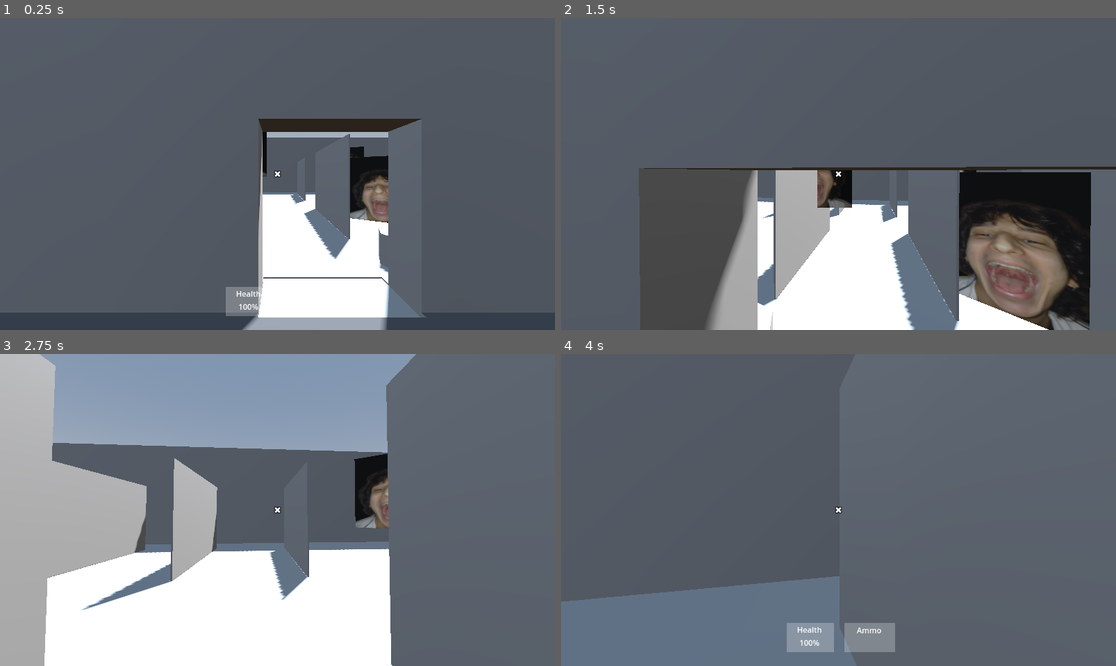
Above: before the commit, frames 1-4 (two rows, left to right).
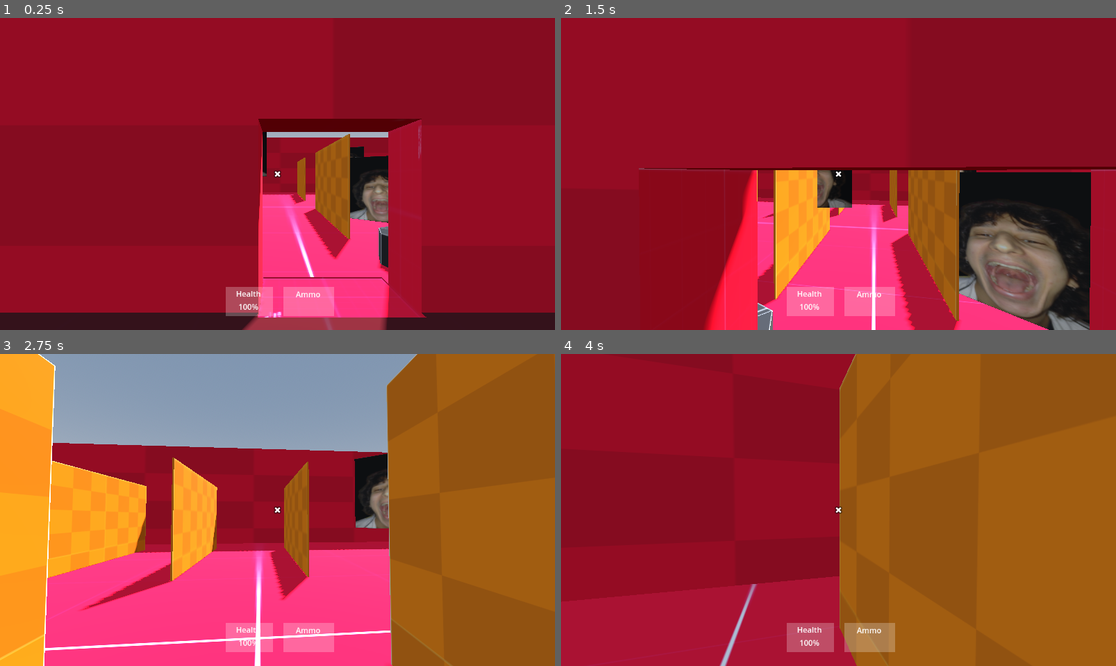
Above: after the commit, the same moments.

Repository: felipepreuss/mnemonic.dream
Game: Godot game, scene res://Scenes/level-2.tscn
Same seed, same stepped clock (60 frames per second), same inputs: the game is played once before the commit and once after it. This scene is started directly instead of the project's main scene.
Inputs (mouse positions are in pixels of both pictures, inside the frame that each line leads up to):
- Up to frame 1 (0.25 s): no input
- Up to frame 2 (1.5 s): move the mouse to (866, 174) at 0.52 s; press the mouse at (866, 174) at 0.53 s; hold W (Forward) from 0.53 s (still down); tap Space (Jump) at 0.77 s; move the mouse to (810, 174) at 1.27 s; release the mouse at (810, 174) at 1.28 s; tap 0 at 1.35 s
- Up to frame 3 (2.75 s): keep holding W (Forward); tap Space (Jump) at 1.52 s; move the mouse to (288, 503) at 2.02 s; press the mouse at (288, 503) at 2.03 s
- Up to frame 4 (4 s): keep holding W (Forward); move the mouse to (832, 516) at 2.77 s; release the mouse at (832, 516) at 2.78 s; tap 0 at 2.85 s; tap Space (Jump) at 3.02, 3.77 s; move the mouse to (877, 513) at 3.52 s; press the mouse at (877, 513) at 3.53 s

The runs differ from the first frame. In frame 1, 98% of the frame differs, in the area x 0-100%, y 0-100%; in frame 2, 88%; in frame 3, 80%; in frame 4, 100%.

Commit message:
Prototyping textures & file organizing

Diff:
--- /dev/null
+++ b/Assets/prototext.tres
@@ -0,0 +1,8 @@
+[gd_resource type="StandardMaterial3D" load_steps=2 format=3 uid="uid://c6wplqixt74g"]
+
+[ext_resource type="Texture2D" uid="uid://drk3lgyqco5sn" path="res://Assets/dark_texture_11.png" id="1_4cuk4"]
+
+[resource]
+albedo_texture = ExtResource("1_4cuk4")
+uv1_scale = Vector3(-0.5, -0.5, -0.5)
+uv1_offset = Vector3(0, 5, 0)
--- a/Scenes/level-1.tscn
+++ b/Scenes/level-1.tscn
@@ -1,7 +1,11 @@
-[gd_scene load_steps=9 format=3 uid="uid://e5st2iuskey8"]
+[gd_scene load_steps=17 format=3 uid="uid://e5st2iuskey8"]
 
 [ext_resource type="PackedScene" uid="uid://c0q52hnxwbxdo" path="res://Scenes/player.tscn" id="1_4rc3e"]
+[ext_resource type="Texture2D" uid="uid://ssn0md5wcp36" path="res://Assets/dark_texture_01.png" id="1_6a23k"]
+[ext_resource type="Texture2D" uid="uid://ie0oa1ua1ygk" path="res://Assets/orange_texture_08.png" id="1_8kvl1"]
 [ext_resource type="PackedScene" uid="uid://ben12aetap0mp" path="res://Scenes/enemy.tscn" id="2_6ps50"]
+[ext_resource type="Texture2D" uid="uid://3i14hu10lcxh" path="res://Assets/red_texture_09.png" id="3_8kvl1"]
+[ext_resource type="PackedScene" uid="uid://ddytulff8t04j" path="res://Scenes/pause.tscn" id="6_b5c44"]
 
 [sub_resource type="ProceduralSkyMaterial" id="ProceduralSkyMaterial_6ps50"]
 sky_horizon_color = Color(0.662243, 0.671743, 0.686743, 1)
@@ -17,9 +21,25 @@
 
 [sub_resource type="StandardMaterial3D" id="StandardMaterial3D_5iakj"]
 albedo_color = Color(0.408329, 0.408329, 0.408329, 1)
+albedo_texture = ExtResource("1_8kvl1")
 
 [sub_resource type="StandardMaterial3D" id="StandardMaterial3D_4rc3e"]
-albedo_color = Color(0.876932, 0.351846, 0.67921, 1)
+albedo_color = Color(0.435294, 0.435294, 0.435294, 1)
+albedo_texture = ExtResource("1_8kvl1")
+
+[sub_resource type="StandardMaterial3D" id="StandardMaterial3D_b5c44"]
+albedo_texture = ExtResource("1_6a23k")
+uv1_scale = Vector3(3, 3, 3)
+
+[sub_resource type="StandardMaterial3D" id="StandardMaterial3D_2yqp8"]
+albedo_texture = ExtResource("3_8kvl1")
+
+[sub_resource type="StandardMaterial3D" id="StandardMaterial3D_27dfm"]
+albedo_texture = ExtResource("3_8kvl1")
+uv1_scale = Vector3(0.5, 0.5, 0.5)
+
+[sub_resource type="StandardMaterial3D" id="StandardMaterial3D_vshho"]
+albedo_texture = ExtResource("3_8kvl1")
 
 [sub_resource type="StandardMaterial3D" id="StandardMaterial3D_6ps50"]
 
@@ -35,32 +55,36 @@
 [node name="CSGCombiner3D" type="CSGCombiner3D" parent="."]
 use_collision = true
 
-[node name="CSGBox3D3" type="CSGBox3D" parent="CSGCombiner3D"]
+[node name="Calcada2" type="CSGBox3D" parent="CSGCombiner3D"]
 transform = Transform3D(1, 0, 0, 0, 1, 0, 0, 0, 1, -97.2885, 0.55611, -68.5984)
 size = Vector3(76.7609, 0.2, 164.377)
 material = SubResource("StandardMaterial3D_5iakj")
 
-[node name="CSGBox3D2" type="CSGBox3D" parent="CSGCombiner3D"]
+[node name="Calcada" type="CSGBox3D" parent="CSGCombiner3D"]
 transform = Transform3D(1, 0, 0, 0, 1, 0, 0, 0, 1, 10.3155, 0.55611, -68.4389)
 size = Vector3(20, 0.2, 164.696)
 material = SubResource("StandardMaterial3D_4rc3e")
 
-[node name="CSGBox3D" type="CSGBox3D" parent="CSGCombiner3D"]
+[node name="Rua" type="CSGBox3D" parent="CSGCombiner3D"]
 transform = Transform3D(1, 0, 0, 0, 1, 0, 0, 0, 1, -19.5148, 0, -68.2011)
 size = Vector3(80, 1, 163.598)
-
-[node name="CSGBox3D10" type="CSGBox3D" parent="CSGCombiner3D"]
-transform = Transform3D(1, 0, 0, 0, 1, 0, 0, 0, 1, -123.324, 6.95865, -33.1087)
-size = Vector3(2.59163, 12.0546, 33.0811)
+material = SubResource("StandardMaterial3D_b5c44")
+
+[node name="Loja" type="CSGBox3D" parent="CSGCombiner3D"]
+transform = Transform3D(1, 0, 0, 0, 1, 0, 0, 0, 1, -128.831, 6.61372, -33.1087)
+size = Vector3(13.6054, 12.0546, 33.0811)
+material = SubResource("StandardMaterial3D_2yqp8")
 
 [node name="player" parent="." instance=ExtResource("1_4rc3e")]
 transform = Transform3D(1, 0, 0, 0, 1, 0, 0, 0, 1, -49.4526, 9.98566, 6.40354)
 
 [node name="CSGCombiner3D2" type="CSGCombiner3D" parent="."]
+material_override = SubResource("StandardMaterial3D_27dfm")
 
 [node name="CSGBox3D8" type="CSGBox3D" parent="CSGCombiner3D2"]
 transform = Transform3D(1, 0, 0, 0, 1, 0, 0, 0, 1, -88.5579, 11.3355, -37.7226)
 size = Vector3(34.5911, 1.03265, 41.434)
+material = SubResource("StandardMaterial3D_vshho")
 
 [node name="CSGBox3D12" type="CSGBox3D" parent="CSGCombiner3D2"]
 transform = Transform3D(1, 0, 0, 0, 1, 0, 0, 0, 1, -91.1061, 6.20496, -22.4099)
@@ -178,3 +202,5 @@
 [node name="Enemy3" parent="." node_paths=PackedStringArray("player") instance=ExtResource("2_6ps50")]
 transform = Transform3D(-0.920886, 0, 0.389831, 0, 1, 0, -0.389831, 0, -0.920886, -104.578, 1.08681, -21.9098)
 player = NodePath("../player")
+
+[node name="Pause" parent="." instance=ExtResource("6_b5c44")]
--- a/Scenes/level-2.tscn
+++ b/Scenes/level-2.tscn
@@ -1,7 +1,12 @@
-[gd_scene load_steps=7 format=3 uid="uid://d37kk3eeo6mwd"]
+[gd_scene load_steps=27 format=3 uid="uid://d37kk3eeo6mwd"]
 
 [ext_resource type="PackedScene" uid="uid://c0q52hnxwbxdo" path="res://Scenes/player.tscn" id="1_4frd1"]
+[ext_resource type="Texture2D" uid="uid://celskfuhqg67w" path="res://Assets/red_texture_01.png" id="1_koo5p"]
 [ext_resource type="PackedScene" uid="uid://ben12aetap0mp" path="res://Scenes/enemy.tscn" id="2_b0ipy"]
+[ext_resource type="Texture2D" uid="uid://3i14hu10lcxh" path="res://Assets/red_texture_09.png" id="2_fjiq8"]
+[ext_resource type="Texture2D" uid="uid://ie0oa1ua1ygk" path="res://Assets/orange_texture_08.png" id="2_vuhrq"]
+[ext_resource type="Material" uid="uid://c6wplqixt74g" path="res://Assets/prototext.tres" id="5_sr1xm"]
+[ext_resource type="PackedScene" uid="uid://ddytulff8t04j" path="res://Scenes/pause.tscn" id="7_sr1xm"]
 
 [sub_resource type="ProceduralSkyMaterial" id="ProceduralSkyMaterial_4frd1"]
 sky_horizon_color = Color(0.662243, 0.671743, 0.686743, 1)
@@ -15,8 +20,57 @@
 sky = SubResource("Sky_b0ipy")
 tonemap_mode = 2
 
+[sub_resource type="StandardMaterial3D" id="StandardMaterial3D_fjiq8"]
+albedo_texture = ExtResource("1_koo5p")
+
 [sub_resource type="StandardMaterial3D" id="StandardMaterial3D_4frd1"]
 albedo_color = Color(0.325441, 0.325441, 0.325441, 1)
+albedo_texture = ExtResource("1_koo5p")
+
+[sub_resource type="StandardMaterial3D" id="StandardMaterial3D_e88m5"]
+albedo_texture = ExtResource("2_vuhrq")
+uv1_scale = Vector3(0.1, 0.1, 0.1)
+
+[sub_resource type="StandardMaterial3D" id="StandardMaterial3D_rlpci"]
+albedo_texture = ExtResource("2_vuhrq")
+uv1_scale = Vector3(0.1, 0.1, 0.1)
+
+[sub_resource type="StandardMaterial3D" id="StandardMaterial3D_ky03g"]
+albedo_texture = ExtResource("2_vuhrq")
+uv1_scale = Vector3(0.1, 0.1, 0.1)
+
+[sub_resource type="StandardMaterial3D" id="StandardMaterial3D_dtk1r"]
+albedo_texture = ExtResource("2_fjiq8")
+
+[sub_resource type="StandardMaterial3D" id="StandardMaterial3D_vuhrq"]
+albedo_texture = ExtResource("2_fjiq8")
+
+[sub_resource type="StandardMaterial3D" id="StandardMaterial3D_v1or5"]
+albedo_texture = ExtResource("2_fjiq8")
+
+[sub_resource type="StandardMaterial3D" id="StandardMaterial3D_sr1xm"]
+albedo_texture = ExtResource("2_fjiq8")
+
+[sub_resource type="StandardMaterial3D" id="StandardMaterial3D_hrep3"]
+albedo_texture = ExtResource("1_koo5p")
+
+[sub_resource type="StandardMaterial3D" id="StandardMaterial3D_c5vrt"]
+albedo_texture = ExtResource("2_vuhrq")
+
+[sub_resource type="StandardMaterial3D" id="StandardMaterial3D_0787j"]
+albedo_texture = ExtResource("2_vuhrq")
+
+[sub_resource type="StandardMaterial3D" id="StandardMaterial3D_k1i42"]
+albedo_texture = ExtResource("2_vuhrq")
+
+[sub_resource type="StandardMaterial3D" id="StandardMaterial3D_fxita"]
+albedo_texture = ExtResource("2_vuhrq")
+
+[sub_resource type="StandardMaterial3D" id="StandardMaterial3D_dsj4o"]
+albedo_texture = ExtResource("2_vuhrq")
+
+[sub_resource type="StandardMaterial3D" id="StandardMaterial3D_jis6o"]
+albedo_texture = ExtResource("2_vuhrq")
 
 [node name="Node3D" type="Node3D"]
 
@@ -33,12 +87,13 @@
 [node name="Chão" type="CSGBox3D" parent="CSGCombiner3D"]
 transform = Transform3D(1, 0, 0, 0, 1, 0, 0, 0, 1, 0, 0, 0.521332)
 size = Vector3(20, 1, 16.043)
+material = SubResource("StandardMaterial3D_fjiq8")
 
 [node name="CSGBox3D10" type="CSGBox3D" parent="CSGCombiner3D"]
 transform = Transform3D(1, 0, 0, 0, 1, 0, 0, 0, 1, 0, 0, 9.35854)
 size = Vector3(10, 1, 1.8353)
 
-[node name="CSGBox3D11" type="CSGBox3D" parent="CSGCombiner3D"]
+[node name="Entrada" type="CSGBox3D" parent="CSGCombiner3D"]
 transform = Transform3D(1, 0, 0, 0, 1, 0, 0, 0, 1, -0.00925541, 0.437667, 8.87782)
 size = Vector3(10.0185, 0.2, 2.81165)
 material = SubResource("StandardMaterial3D_4frd1")
@@ -46,40 +101,48 @@
 [node name="Bancada3" type="CSGBox3D" parent="CSGCombiner3D"]
 transform = Transform3D(1, 0, 0, 0, 1, 0, 0, 0, 1, -7.21048, 0.981135, 2.4448)
 size = Vector3(0.734955, 1, 4.07893)
+material = SubResource("StandardMaterial3D_e88m5")
 
 [node name="Bancada2" type="CSGBox3D" parent="CSGCombiner3D"]
 transform = Transform3D(0.000715613, 0, -1, 0, 1, 0, 1, 0, 0.000715613, -8.35515, 0.986358, 0.0816576)
 size = Vector3(0.705566, 1, 3.02739)
+material = SubResource("StandardMaterial3D_rlpci")
 
 [node name="Bancada" type="CSGBox3D" parent="CSGCombiner3D"]
 transform = Transform3D(0.000715613, 0, -1, 0, 1, 0, 1, 0, 0.000715613, -7.64279, 0.974938, 4.79825)
 size = Vector3(0.624603, 1, 1.58583)
+material = SubResource("StandardMaterial3D_ky03g")
 
 [node name="Parede2" type="CSGBox3D" parent="CSGCombiner3D"]
 transform = Transform3D(1, 0, 0, 0, 1, 0, 0, 0, 1, -0.270507, 2.43984, -7.22945)
 cast_shadow = 0
 size = Vector3(19.4129, 5, 0.63)
+material = SubResource("StandardMaterial3D_dtk1r")
 
 [node name="Parede" type="CSGBox3D" parent="CSGCombiner3D"]
 transform = Transform3D(-4.37114e-08, 0, 1, 0, 1, 0, -1, 0, -4.37114e-08, 9.65436, 2.46737, 0.469315)
 cast_shadow = 0
 size = Vector3(16.0184, 5.03156, 0.683286)
+material = SubResource("StandardMaterial3D_vuhrq")
 
 [node name="Parede3" type="CSGBox3D" parent="CSGCombiner3D"]
 transform = Transform3D(-4.37114e-08, 0, 1, 0, 1, 0, -1, 0, -4.37114e-08, -9.72914, 2.49717, -0.0445433)
 cast_shadow = 0
 size = Vector3(15.045, 5, 0.63)
+material = SubResource("StandardMaterial3D_v1or5")
 
 [node name="Parede c porta" type="CSGBox3D" parent="CSGCombiner3D"]
 transform = Transform3D(1, 0, 0, 0, 1, 0, 0, 0, 1, 0.0835714, 2.47903, 7.17031)
 cast_shadow = 0
 size = Vector3(19.695, 5, 0.63)
+material = SubResource("StandardMaterial3D_sr1xm")
 
 [node name="CSGBox3D7" type="CSGBox3D" parent="CSGCombiner3D"]
 transform = Transform3D(1, 0, 0, 0, 1, 0, 0, 0, 1, 0.150205, 1.51213, 7.12876)
 cast_shadow = 0
 operation = 2
 size = Vector3(1.69197, 2.06299, 0.869)
+material = SubResource("StandardMaterial3D_hrep3")
 
 [node name="player" parent="." instance=ExtResource("1_4frd1")]
 transform = Transform3D(1, 0, 0, 0, 1, 0, 0, 0, 1, -0.496223, 0.5, 9.59372)
@@ -89,67 +152,82 @@
 [node name="Pratilheira" type="CSGBox3D" parent="CSGCombiner3D2"]
 transform = Transform3D(1, 0, 0, 0, 1, 0, 0, 0, 1, 1.00888, 0.87678, -3.489)
 size = Vector3(0.034, 4, 4)
+material = SubResource("StandardMaterial3D_c5vrt")
 
 [node name="Pratilheira2" type="CSGBox3D" parent="CSGCombiner3D2"]
 transform = Transform3D(1, 0, 0, 0, 1, 0, 0, 0, 1, 1.12859, 0.87678, 2.98308)
 size = Vector3(0.034, 4, 4)
+material = SubResource("StandardMaterial3D_0787j")
 
 [node name="Pratilheira3" type="CSGBox3D" parent="CSGCombiner3D2"]
 transform = Transform3D(1, 0, 0, 0, 1, 0, 0, 0, 1, -1.55351, 0.87678, 2.98308)
 size = Vector3(0.034, 4, 4)
+material = SubResource("StandardMaterial3D_k1i42")
 
 [node name="Pratilheira4" type="CSGBox3D" parent="CSGCombiner3D2"]
 transform = Transform3D(1, 0, 0, 0, 1, 0, 0, 0, 1, -4.33718, 0.87964, 2.97165)
 size = Vector3(0.034, 4, 4)
+material = SubResource("StandardMaterial3D_fxita")
 
 [node name="Pratilheira5" type="CSGBox3D" parent="CSGCombiner3D2"]
 transform = Transform3D(1, 0, 0, 0, 1, 0, 0, 0, 1, -4.24122, 0.87678, -3.36673)
 size = Vector3(0.034, 4, 4)
+material = SubResource("StandardMaterial3D_dsj4o")
 
 [node name="Pratilheira6" type="CSGBox3D" parent="CSGCombiner3D2"]
 transform = Transform3D(1, 0, 0, 0, 1, 0, 0, 0, 1, -1.66773, 0.87678, -3.45428)
 size = Vector3(0.034, 4, 4)
+material = SubResource("StandardMaterial3D_jis6o")
 
 [node name="CSGCombiner3D3" type="CSGCombiner3D" parent="."]
 
 [node name="Planta" type="CSGCylinder3D" parent="CSGCombiner3D3"]
 transform = Transform3D(1, 0, 0, 0, 1, 0, 0, 0, 1, 1.69134, 0, 6.26396)
+material = ExtResource("5_sr1xm")
 
 [node name="Planta2" type="CSGCylinder3D" parent="CSGCombiner3D3"]
 transform = Transform3D(1, 0, 0, 0, 1, 0, 0, 0, 1, -1.45313, 0, 6.26396)
+material = ExtResource("5_sr1xm")
 
 [node name="Planta3" type="CSGCylinder3D" parent="CSGCombiner3D3"]
 transform = Transform3D(1, 0, 0, 0, 1, 0, 0, 0, 1, -8.75874, 0, -0.852967)
+material = ExtResource("5_sr1xm")
 
 [node name="CSGCylinder3D" type="CSGCylinder3D" parent="CSGCombiner3D3"]
 transform = Transform3D(0.508861, 0, -0.860849, 0, 1, 0, 0.860849, 0, 0.508861, 6.68116, 0.890873, -1.82063)
 radius = 1.256
 height = 1.2
+material = ExtResource("5_sr1xm")
 
 [node name="CSGCylinder3D2" type="CSGCylinder3D" parent="CSGCombiner3D3"]
 transform = Transform3D(0.508861, 0, -0.860849, 0, 1, 0, 0.860849, 0, 0.508861, 5.0894, 0.612917, -0.879714)
 radius = 0.381
 height = 0.5
+material = ExtResource("5_sr1xm")
 
 [node name="CSGCylinder3D3" type="CSGCylinder3D" parent="CSGCombiner3D3"]
 transform = Transform3D(0.508861, 0, -0.860849, 0, 1, 0, 0.860849, 0, 0.508861, 8.05076, 0.676672, -2.85023)
 radius = 0.381
 height = 0.5
+material = ExtResource("5_sr1xm")
 
 [node name="CSGCylinder3D4" type="CSGCylinder3D" parent="CSGCombiner3D3"]
 transform = Transform3D(0.583938, 0, 0.811798, 0, 1, 0, -0.811798, 0, 0.583938, 5.52024, 0.890873, 2.3705)
 radius = 1.256
 height = 1.2
+material = ExtResource("5_sr1xm")
 
 [node name="CSGCylinder3D5" type="CSGCylinder3D" parent="CSGCombiner3D3"]
 transform = Transform3D(0.583938, 0, 0.811798, 0, 1, 0, -0.811798, 0, 0.583938, 7.02131, 0.612917, 3.45023)
 radius = 0.381
 height = 0.5
+material = ExtResource("5_sr1xm")
 
 [node name="CSGCylinder3D6" type="CSGCylinder3D" parent="CSGCombiner3D3"]
 transform = Transform3D(0.583938, 0, 0.811798, 0, 1, 0, -0.811798, 0, 0.583938, 4.0272, 0.676672, 1.52983)
 radius = 0.381
 height = 0.5
+material = ExtResource("5_sr1xm")
 
 [node name="Enemy" parent="." node_paths=PackedStringArray("player") instance=ExtResource("2_b0ipy")]
 transform = Transform3D(1, 0, 0, 0, 1, 0, 0, 0, 1, 2.85037, 0.835004, 3.17335)
@@ -162,3 +240,5 @@
 [node name="Enemy3" parent="." node_paths=PackedStringArray("player") instance=ExtResource("2_b0ipy")]
 transform = Transform3D(-0.714057, 0, -0.700087, 0, 1, 0, 0.700087, 0, -0.714057, 4.79519, 2.28178, -5.49671)
 player = NodePath("../player")
+
+[node name="Pause" parent="." instance=ExtResource("7_sr1xm")]
--- a/Scenes/main_menu.tscn
+++ b/Scenes/main_menu.tscn
@@ -3,7 +3,7 @@
 [ext_resource type="Script" uid="uid://bn1uapfuhbbk4" path="res://Script/main_menu.gd" id="1_28flt"]
 [ext_resource type="Texture2D" uid="uid://nwqncmry4ug2" path="res://Assets/icon.svg" id="2_48xlc"]
 [ext_resource type="Texture2D" uid="uid://cyvkpf5i46apr" path="res://Assets/fabbri2.png" id="3_1ehe0"]
-[ext_resource type="Script" uid="uid://dfe0eqeduturc" path="res://Scenes/label.gd" id="4_ce3w2"]
+[ext_resource type="Script" uid="uid://dfe0eqeduturc" path="res://Script/label.gd" id="4_ce3w2"]
 
 [sub_resource type="ProceduralSkyMaterial" id="ProceduralSkyMaterial_1ehe0"]
 sky_horizon_color = Color(0.662243, 0.671743, 0.686743, 1)
--- a/Scenes/tutorial.tscn
+++ b/Scenes/tutorial.tscn
@@ -1,7 +1,11 @@
-[gd_scene load_steps=8 format=3 uid="uid://cgubc6p6kjs3g"]
+[gd_scene load_steps=13 format=3 uid="uid://cgubc6p6kjs3g"]
 
 [ext_resource type="PackedScene" uid="uid://c0q52hnxwbxdo" path="res://Scenes/player.tscn" id="1_feyax"]
+[ext_resource type="Texture2D" uid="uid://ssn0md5wcp36" path="res://Assets/dark_texture_01.png" id="1_i6t4g"]
+[ext_resource type="PackedScene" uid="uid://ddytulff8t04j" path="res://Scenes/pause.tscn" id="1_p1f1o"]
 [ext_resource type="PackedScene" uid="uid://ben12aetap0mp" path="res://Scenes/enemy.tscn" id="2_omtrn"]
+[ext_resource type="Texture2D" uid="uid://ie0oa1ua1ygk" path="res://Assets/orange_texture_08.png" id="2_p8jf4"]
+[ext_resource type="Material" uid="uid://c6wplqixt74g" path="res://Assets/prototext.tres" id="3_p8jf4"]
 
 [sub_resource type="ProceduralSkyMaterial" id="ProceduralSkyMaterial_7n6eb"]
 sky_horizon_color = Color(0.662243, 0.671743, 0.686743, 1)
@@ -15,13 +19,23 @@
 sky = SubResource("Sky_yb1ct")
 tonemap_mode = 2
 
+[sub_resource type="StandardMaterial3D" id="StandardMaterial3D_p1f1o"]
+albedo_texture = ExtResource("1_i6t4g")
+uv1_scale = Vector3(3, 3, 3)
+
 [sub_resource type="StandardMaterial3D" id="StandardMaterial3D_cgksj"]
 albedo_color = Color(0.473976, 0.473976, 0.473976, 1)
+albedo_texture = ExtResource("2_p8jf4")
+uv1_scale = Vector3(5, 5, 5)
 
 [sub_resource type="StandardMaterial3D" id="StandardMaterial3D_7n6eb"]
 albedo_color = Color(0.435192, 0.435192, 0.435192, 1)
+albedo_texture = ExtResource("2_p8jf4")
+uv1_scale = Vector3(5, 5, 5)
 
 [node name="Node3D" type="Node3D"]
+
+[node name="Pause" parent="." instance=ExtResource("1_p1f1o")]
 
 [node name="DirectionalLight3D" type="DirectionalLight3D" parent="."]
 transform = Transform3D(-0.866023, -0.433016, 0.250001, 0, 0.499998, 0.866027, -0.500003, 0.749999, -0.43301, 0, 0, 0)
@@ -34,76 +48,91 @@
 transform = Transform3D(0.702467, 0, 0, 0, 1, 0, 0, 0, 1, 0, 0, 0)
 use_collision = true
 
-[node name="CSGBox3D" type="CSGBox3D" parent="CSGCombiner3D"]
+[node name="Rua" type="CSGBox3D" parent="CSGCombiner3D"]
 transform = Transform3D(1, 0, 0, 0, 1, 0, 0, 0, 1, -62.3656, -4.80744, -0.624046)
 use_collision = true
 size = Vector3(80, 1, 300)
+material = SubResource("StandardMaterial3D_p1f1o")
 
-[node name="CSGBox3D2" type="CSGBox3D" parent="CSGCombiner3D"]
+[node name="CalcadaE" type="CSGBox3D" parent="CSGCombiner3D"]
 transform = Transform3D(-7.49084e-07, 0, -1, 0, 1, 0, 17.137, 0, -4.37114e-08, -94.607, -4.27631, -0.348502)
 size = Vector3(17.498, 0.2, 14.3523)
 material = SubResource("StandardMaterial3D_cgksj")
 
-[node name="CSGBox3D3" type="CSGBox3D" parent="CSGCombiner3D"]
+[node name="CalcadaD" type="CSGBox3D" parent="CSGCombiner3D"]
 transform = Transform3D(-7.49084e-07, 0, -1, 0, 1, 0, 17.137, 0, -4.37114e-08, -20.8294, -4.27631, -0.611884)
 size = Vector3(17.5061, 0.2, 14.1756)
 material = SubResource("StandardMaterial3D_7n6eb")
 
-[node name="CSGBox3D4" type="CSGBox3D" parent="CSGCombiner3D"]
-transform = Transform3D(1, 0, 0, 0, 1, 0, 0, 0, 1, -113.146, 5.06652, -30.871)
+[node name="CasaE4" type="CSGBox3D" parent="CSGCombiner3D"]
+transform = Transform3D(1, 0, 0, 0, 1, 0, 0, 0, 1, -112.9, 5.06653, -31.5714)
 size = Vector3(40.31, 21.4245, 17.6604)
+material = ExtResource("3_p8jf4")
 
-[node name="CSGBox3D5" type="CSGBox3D" parent="CSGCombiner3D"]
+[node name="CasaE3" type="CSGBox3D" parent="CSGCombiner3D"]
 transform = Transform3D(1, 0, 0, 0, 1, 0, 0, 0, 1, -113.146, 5.06652, 17.946)
 size = Vector3(40.31, 21.4245, 17.6604)
+material = ExtResource("3_p8jf4")
 
-[node name="CSGBox3D6" type="CSGBox3D" parent="CSGCombiner3D"]
+[node name="CasaE2" type="CSGBox3D" parent="CSGCombiner3D"]
 transform = Transform3D(1, 0, 0, 0, 1, 0, 0, 0, 1, -113.146, 5.06652, 75.7205)
 size = Vector3(40.31, 21.4245, 17.6604)
+material = ExtResource("3_p8jf4")
 
-[node name="CSGBox3D7" type="CSGBox3D" parent="CSGCombiner3D"]
+[node name="CasaE1" type="CSGBox3D" parent="CSGCombiner3D"]
 transform = Transform3D(1, 0, 0, 0, 1, 0, 0, 0, 1, -113.146, 5.06652, 126.574)
 size = Vector3(40.31, 21.4245, 17.6604)
+material = ExtResource("3_p8jf4")
 
-[node name="CSGBox3D8" type="CSGBox3D" parent="CSGCombiner3D"]
+[node name="CasaD2" type="CSGBox3D" parent="CSGCombiner3D"]
 transform = Transform3D(1, 0, 0, 0, 1, 0, 0, 0, 1, 2.21835, 5.45903, 75.696)
 size = Vector3(40.31, 21.4245, 17.6604)
+material = ExtResource("3_p8jf4")
 
-[node name="CSGBox3D9" type="CSGBox3D" parent="CSGCombiner3D"]
+[node name="CasaD1" type="CSGBox3D" parent="CSGCombiner3D"]
 transform = Transform3D(1, 0, 0, 0, 1, 0, 0, 0, 1, 1.77458, 5.06652, 111.262)
 size = Vector3(40.31, 21.4245, 17.6604)
+material = ExtResource("3_p8jf4")
 
-[node name="CSGBox3D10" type="CSGBox3D" parent="CSGCombiner3D"]
+[node name="CasaD4" type="CSGBox3D" parent="CSGCombiner3D"]
 transform = Transform3D(1, 0, 0, 0, 1, 0, 0, 0, 1, 1.77458, 5.06652, -0.9582)
 size = Vector3(40.31, 21.4245, 17.6604)
+material = ExtResource("3_p8jf4")
 
-[node name="CSGBox3D11" type="CSGBox3D" parent="CSGCombiner3D"]
+[node name="CasaD3" type="CSGBox3D" parent="CSGCombiner3D"]
 transform = Transform3D(1, 0, 0, 0, 1, 0, 0, 0, 1, 1.77458, 5.06652, 31.455)
 size = Vector3(40.31, 21.4245, 17.6604)
+material = ExtResource("3_p8jf4")
 
-[node name="CSGBox3D12" type="CSGBox3D" parent="CSGCombiner3D"]
+[node name="CasaD6" type="CSGBox3D" parent="CSGCombiner3D"]
 transform = Transform3D(1, 0, 0, 0, 1, 0, 0, 0, 1, 1.77458, 5.06652, -77.2297)
 size = Vector3(40.31, 21.4245, 17.6604)
+material = ExtResource("3_p8jf4")
 
-[node name="CSGBox3D13" type="CSGBox3D" parent="CSGCombiner3D"]
+[node name="CasaD5" type="CSGBox3D" parent="CSGCombiner3D"]
 transform = Transform3D(1, 0, 0, 0, 1, 0, 0, 0, 1, 1.77458, 5.06652, -48.0224)
 size = Vector3(40.31, 21.4245, 17.6604)
+material = ExtResource("3_p8jf4")
 
-[node name="CSGBox3D14" type="CSGBox3D" parent="CSGCombiner3D"]
+[node name="CasaD8" type="CSGBox3D" parent="CSGCombiner3D"]
 transform = Transform3D(1, 0, 0, 0, 1, 0, 0, 0, 1, 1.77458, 5.06652, -140.272)
 size = Vector3(40.31, 21.4245, 17.6604)
+material = ExtResource("3_p8jf4")
 
-[node name="CSGBox3D15" type="CSGBox3D" parent="CSGCombiner3D"]
+[node name="CasaD7" type="CSGBox3D" parent="CSGCombiner3D"]
 transform = Transform3D(1, 0, 0, 0, 1, 0, 0, 0, 1, 1.77458, 5.06652, -111.064)
 size = Vector3(40.31, 21.4245, 17.6604)
+material = ExtResource("3_p8jf4")
 
-[node name="CSGBox3D16" type="CSGBox3D" parent="CSGCombiner3D"]
+[node name="CasaE6" type="CSGBox3D" parent="CSGCombiner3D"]
 transform = Transform3D(1, 0, 0, 0, 1, 0, 0, 0, 1, -115.077, 5.06652, -131.314)
 size = Vector3(40.31, 21.4245, 17.6604)
+material = ExtResource("3_p8jf4")
 
-[node name="CSGBox3D17" type="CSGBox3D" parent="CSGCombiner3D"]
+[node name="CasaE5" type="CSGBox3D" parent="CSGCombiner3D"]
 transform = Transform3D(1, 0, 0, 0, 1, 0, 0, 0, 1, -115.077, 5.06652, -85.8745)
 size = Vector3(40.31, 21.4245, 17.6604)
+material = ExtResource("3_p8jf4")
 
 [node name="player" parent="." instance=ExtResource("1_feyax")]
 transform = Transform3D(1, 0, 0, 0, 1, 0, 0, 0, 1, -39.494, -4.22155, 141.032)
Binary file added: Assets/dark_texture_01.png
Not shown, added: Assets/dark_texture_01.png.import
Binary file added: Assets/dark_texture_11.png
Not shown, added: Assets/dark_texture_11.png.import
Binary file added: Assets/orange_texture_08.png
Not shown, added: Assets/orange_texture_08.png.import
Binary file added: Assets/red_texture_01.png
Not shown, added: Assets/red_texture_01.png.import
Binary file added: Assets/red_texture_09.png
Not shown, added: Assets/red_texture_09.png.import
Renamed: Scenes/label.gd -> Script/label.gd
Renamed: Scenes/label.gd.uid -> Script/label.gd.uid
